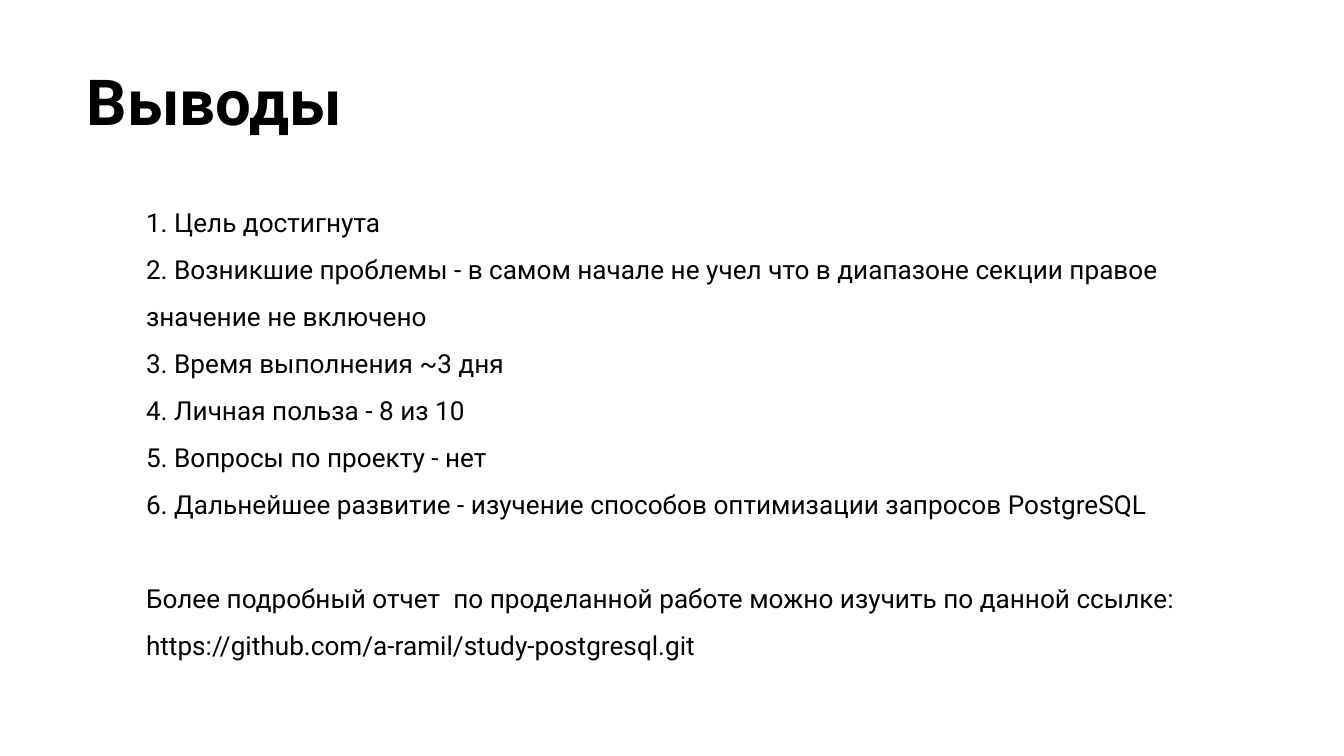
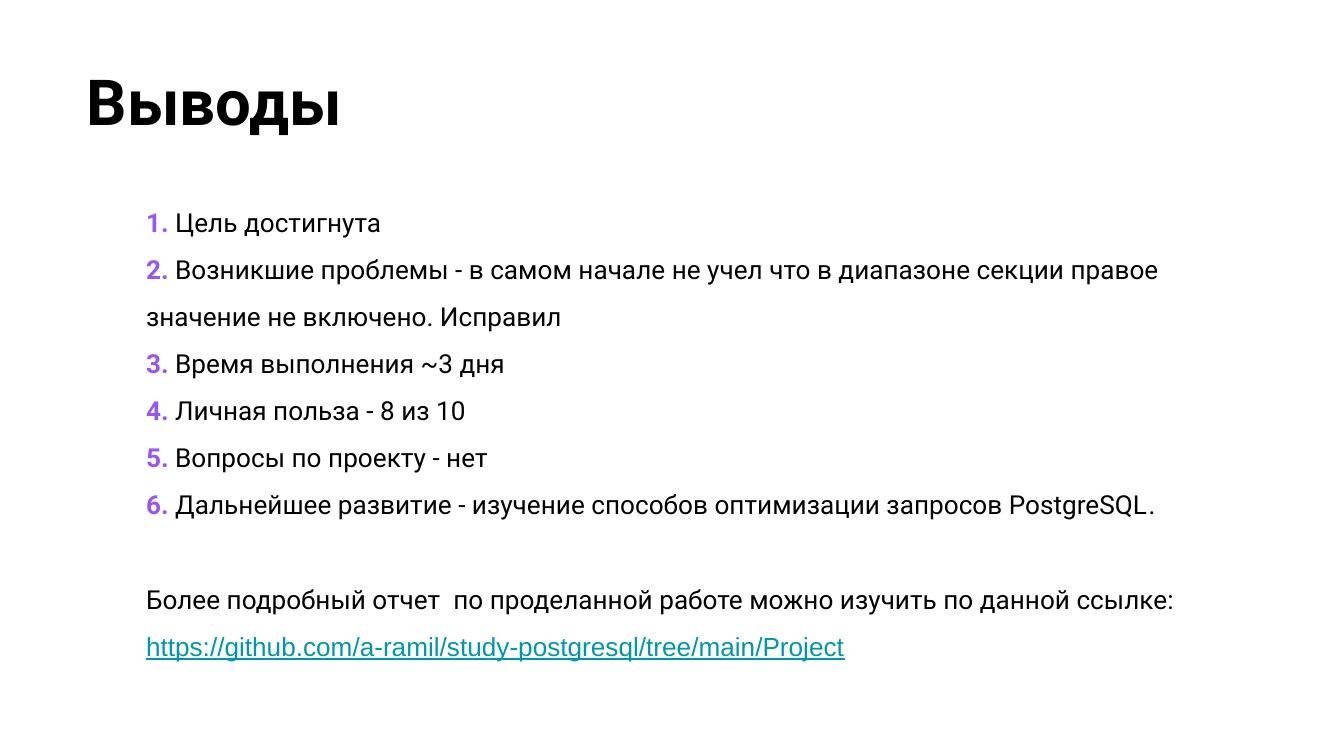
Before and after one commit to a-ramil/study-postgresql, a slide deck: slide 11 of Project/Настройка параметров PostgreSQL и структуры данных для оптимизации запросов.pptx. Drawn at 1344x756 pixels with LibreOffice and Linux fonts; fonts in the diff are those of the drawing; background and template pictures are left out. Boxes give left, top, right and bottom in pixels: in the first picture for what was removed or moved away, otherwise in the second. Text is boxed around its words. In the diff, an @@ line names an element or a change of style, - is before the commit and + after.

```diff
--- a/Project/Настройка параметров PostgreSQL и структуры данных для оптимизации запросов.pptx
+++ b/Project/Настройка параметров PostgreSQL и структуры данных для оптимизации запросов.pptx
@@ text at (146,213,505,473): text colour #000000 to #9857F3, bold on in "1.", "3.", "4.", "5." @@
@@ text at (146,259,1159,332): text changed @@
-2. Возникшие проблемы - в самом начале не учел что в диапазоне секции правое значение не включено
+2. Возникшие проблемы - в самом начале не учел что в диапазоне секции правое значение не включено. Исправил
@@ text at (146,494,1156,520): text changed @@
-6. Дальнейшее развитие - изучение способов оптимизации запросов PostgreSQL
+6. Дальнейшее развитие - изучение способов оптимизации запросов PostgreSQL.
@@ text at (146,637,844,661): text changed; font Roboto to Arial; text colour #000000 to #0097A7 @@
-https://github.com/a-ramil/study-postgresql.git
+https://github.com/a-ramil/study-postgresql/tree/main/Project
```
Also in this commit, not shown: 1 other slide changed, 1 other file.
